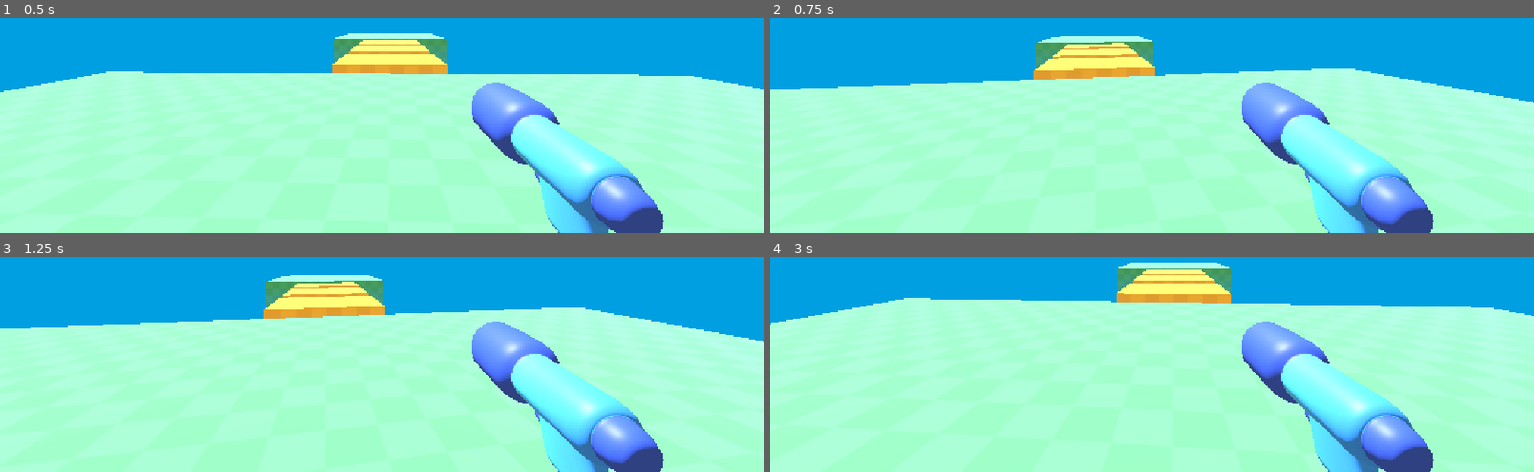
Above: before the commit, frames 1-4 (two rows, left to right).
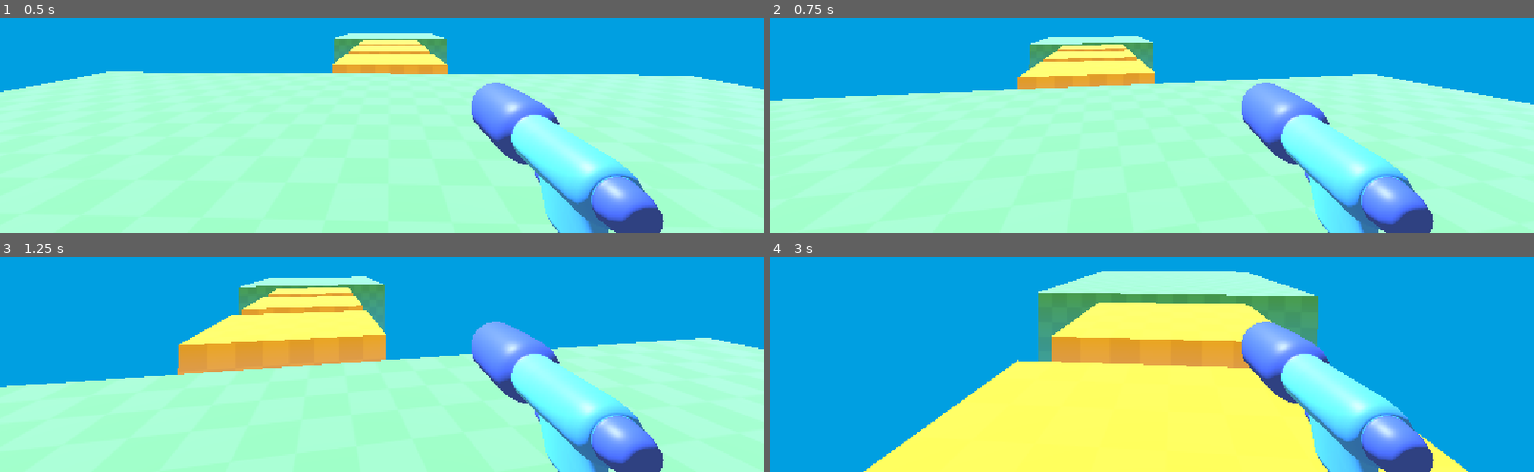
Above: after the commit, the same moments.

Repository: aloepker/first-practice-3d-game-project
Game: Godot game, scene res://level/temporary_level.tscn
Two runs of this game, one before a commit and one after it. Both use one fixed random seed, a clock stepped at 60 frames per second and the inputs below.
Inputs (mouse positions are in pixels of both pictures, inside the frame that each line leads up to):
- Up to frame 1 (0.5 s): no input
- Up to frame 2 (0.75 s): tap Enter at 0.5 s; move the mouse to (outside the picture) at 0.52 s; hold W (move_forward, bound only after the commit) from 0.53 s (still down)
- Up to frame 3 (1.25 s): keep holding W (move_forward, bound only after the commit)
- Up to frame 4 (3 s): keep holding W (move_forward, bound only after the commit); move the mouse to (1113, 259) at 1.27 s; move the mouse to (outside the picture) at 2.02 s; move the mouse to (1144, 265) at 2.77 s

Frame 1 is identical in both runs. In frame 2, 4.7% of the frame differs, in the area x 0-100%, y 8-100%; in frame 3, 20%; in frame 4, 74%, in the area x 0-100%, y 2-100%.

Commit message:
set the aswd and arrows keys to move the character on the x and z axis, as well as set a basis trancform to correct the key movements as the camera orientation changes

Diff:
--- a/player/player.gd
+++ b/player/player.gd
@@ -13,3 +13,23 @@
 		)
 	elif event.is_action_pressed("ui_cancel"):
 		Input.set_mouse_mode(Input.MOUSE_MODE_VISIBLE)
+
+#ground movement code :D
+func _physics_process(delta):
+	const SPEED = 5.5
+
+	var input_direction_2D = Input.get_vector(
+		"move_left", "move_right", "move_forward", "move_backwards"
+	)
+	var input_direction_3D = Vector3(
+		input_direction_2D.x, 0.0, input_direction_2D.y
+	)
+	#bellow code corrects the orientation of the key presses that move the character as we change direction with the mouse
+	var direction = transform.basis * input_direction_3D
+
+	#below will not work due to multiplying speed by zero
+	#velocity = input_direction_3D * SPEED
+	velocity.x = direction.x * SPEED
+	velocity.z = direction.z * SPEED
+
+	move_and_slide()
--- a/project.godot
+++ b/project.godot
@@ -20,6 +20,33 @@
 window/stretch/mode="canvas_items"
 window/stretch/aspect="expand"
 
+[input]
+
+move_left={
+"deadzone": 0.2,
+"events": [Object(InputEventKey,"resource_local_to_scene":false,"resource_name":"","device":-1,"window_id":0,"alt_pressed":false,"shift_pressed":false,"ctrl_pressed":false,"meta_pressed":false,"pressed":false,"keycode":0,"physical_keycode":65,"key_label":0,"unicode":97,"location":0,"echo":false,"script":null)
+, Object(InputEventKey,"resource_local_to_scene":false,"resource_name":"","device":-1,"window_id":0,"alt_pressed":false,"shift_pressed":false,"ctrl_pressed":false,"meta_pressed":false,"pressed":false,"keycode":0,"physical_keycode":4194319,"key_label":0,"unicode":0,"location":0,"echo":false,"script":null)
+, null]
+}
+move_right={
+"deadzone": 0.2,
+"events": [Object(InputEventKey,"resource_local_to_scene":false,"resource_name":"","device":-1,"window_id":0,"alt_pressed":false,"shift_pressed":false,"ctrl_pressed":false,"meta_pressed":false,"pressed":false,"keycode":0,"physical_keycode":68,"key_label":0,"unicode":100,"location":0,"echo":false,"script":null)
+, Object(InputEventKey,"resource_local_to_scene":false,"resource_name":"","device":-1,"window_id":0,"alt_pressed":false,"shift_pressed":false,"ctrl_pressed":false,"meta_pressed":false,"pressed":false,"keycode":0,"physical_keycode":4194321,"key_label":0,"unicode":0,"location":0,"echo":false,"script":null)
+]
+}
+move_forward={
+"deadzone": 0.2,
+"events": [Object(InputEventKey,"resource_local_to_scene":false,"resource_name":"","device":-1,"window_id":0,"alt_pressed":false,"shift_pressed":false,"ctrl_pressed":false,"meta_pressed":false,"pressed":false,"keycode":0,"physical_keycode":87,"key_label":0,"unicode":119,"location":0,"echo":false,"script":null)
+, Object(InputEventKey,"resource_local_to_scene":false,"resource_name":"","device":-1,"window_id":0,"alt_pressed":false,"shift_pressed":false,"ctrl_pressed":false,"meta_pressed":false,"pressed":false,"keycode":0,"physical_keycode":4194320,"key_label":0,"unicode":0,"location":0,"echo":false,"script":null)
+]
+}
+move_backwards={
+"deadzone": 0.2,
+"events": [Object(InputEventKey,"resource_local_to_scene":false,"resource_name":"","device":-1,"window_id":0,"alt_pressed":false,"shift_pressed":false,"ctrl_pressed":false,"meta_pressed":false,"pressed":false,"keycode":0,"physical_keycode":83,"key_label":0,"unicode":115,"location":0,"echo":false,"script":null)
+, Object(InputEventKey,"resource_local_to_scene":false,"resource_name":"","device":-1,"window_id":0,"alt_pressed":false,"shift_pressed":false,"ctrl_pressed":false,"meta_pressed":false,"pressed":false,"keycode":0,"physical_keycode":4194322,"key_label":0,"unicode":0,"location":0,"echo":false,"script":null)
+]
+}
+
 [physics]
 
 3d/physics_engine="Jolt Physics"
